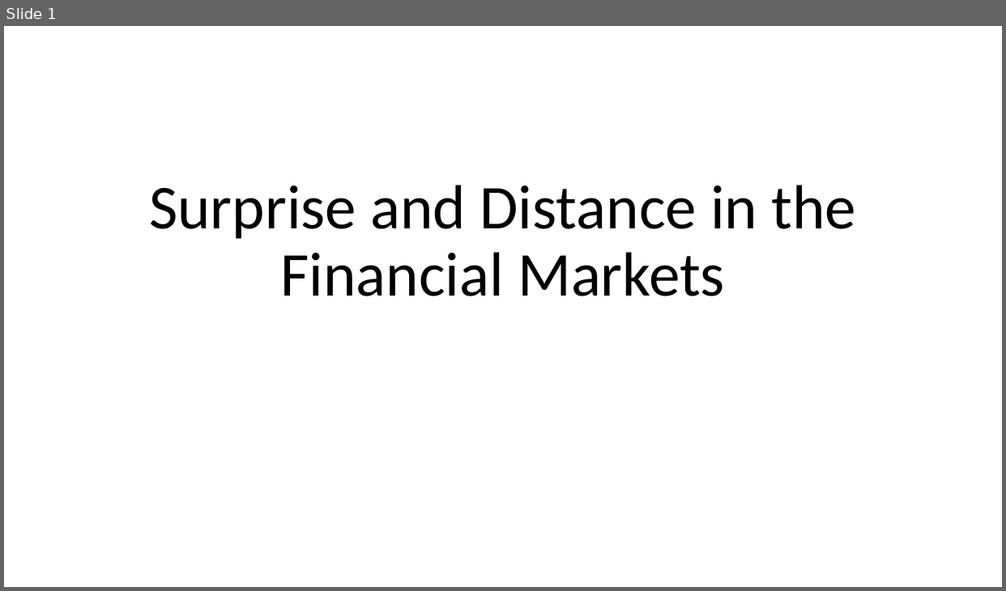
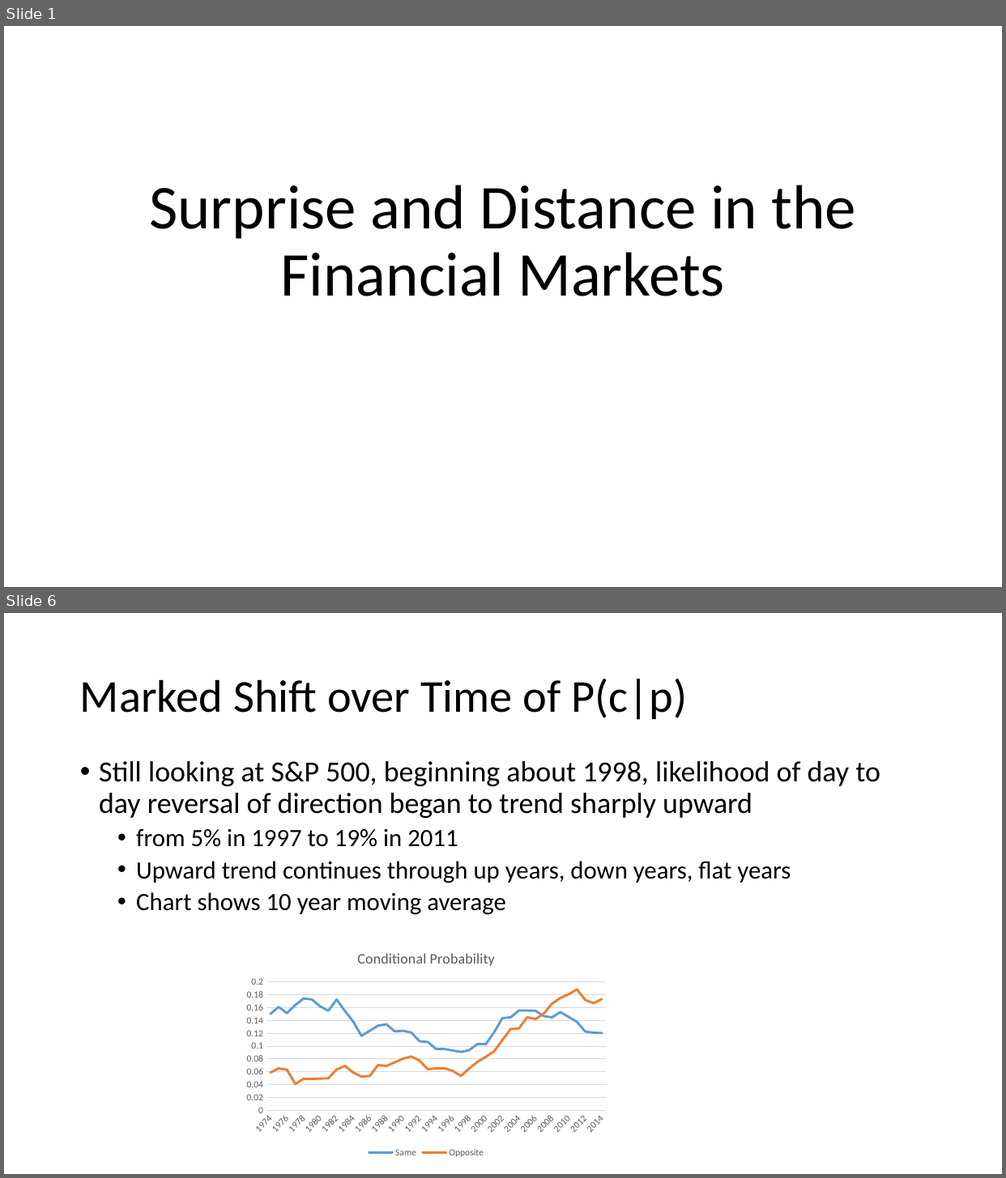
Before and after one commit to smccaula/LSSP_Hackathon, a slide deck: slides/hackathon.pptx. Shown one above the other, each under a label of ours: slide 1 before the commit, slides 1 and 6 after it; the slides between them are not shown. The pictures are 1006x591 and 1006x1178 pixels, drawn with LibreOffice and Linux fonts; fonts in the diff are those of the drawing. Boxes give left, top, right and bottom in pixels: in the first picture for what was removed or moved away, otherwise in the second. Text is boxed around its words. In the diff, an @@ line names an element or a change of style, - is before the commit and + after.

Commit message:
added slides
first result section, on distribution and conditional probabilities, is
largely complete.  second section will be on surprise.

```diff
--- a/slides/hackathon.pptx
+++ b/slides/hackathon.pptx
@@ slide 6 added at bbox=[4, 613, 1002, 1174], background #FFFFFF @@
@@ title added at bbox=[80, 679, 687, 720], 44 pt, text #000000 @@
+Marked Shift over Time of P(c|p)
@@ text added at bbox=[99, 761, 880, 915], 24 pt, text #000000 @@
+• Still looking at S&P 500, beginning about 1998, likelihood of day to day reversal of direction began to trend sharply upward
+  • from 5% in 1997 to 19% in 2011
+  • Upward trend continues through up years, down years, flat years
+  • Chart shows 10 year moving average
@@ line chart added at bbox=[239, 937, 613, 1161] @@
+title "Conditional Probability "
+categories: 1974, 1975, 1976, 1977, 1978, 1979, 1980, 1981, 1982, 1983, 1984, 1985, 1986, 1987, 1988, 1989, 1990, 1991, 1992, 1993, 1994, 1995, 1996, 1997, 1998, 1999, 2000, 2001, 2002, 2003, 2004, 2005, 2006, 2007, 2008, 2009, 2010, 2011, 2012, 2013, 2014
+Same: 0.15, 0.161, 0.151, 0.164, 0.174, 0.173, 0.162, 0.155, 0.173, 0.155, 0.138, 0.116, 0.124, 0.132, 0.134, 0.123, 0.124, 0.121, 0.108, 0.107, 0.096, 0.096, 0.093, 0.091, 0.094, 0.103, 0.103, 0.121, 0.143, 0.145, 0.155, 0.155, 0.155, 0.147, 0.145, 0.153, 0.145, 0.138, 0.123, 0.121, 0.12
+Opposite: 0.059, 0.065, 0.063, 0.041, 0.049, 0.049, 0.049, 0.05, 0.064, 0.069, 0.059, 0.052, 0.054, 0.07, 0.069, 0.075, 0.08, 0.084, 0.077, 0.064, 0.065, 0.065, 0.061, 0.054, 0.065, 0.076, 0.083, 0.092, 0.109, 0.127, 0.128, 0.145, 0.142, 0.151, 0.166, 0.175, 0.181, 0.188, 0.172, 0.167, 0.173
```
Also in this commit, not shown: 3 slides changed, 1 other slide added, 1 other file.
